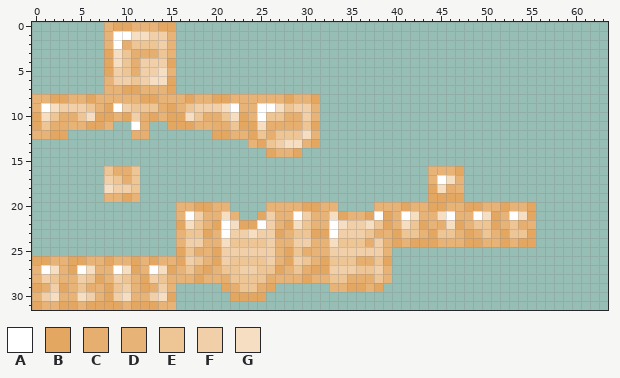
Two versions of one pixel-art sprite, src/main/resources/assets/bronze_age_tachibana/textures/models/armor/bronze_layer_1.png. This is how it looked before the edit.
The file is 64x32 pixels.
Palette (. is transparent): A #ffffff  B #e3a762  C #e6af70  D #e8b377  E #eec595  F #f1cfa8  G #f6dec2
Pixels before, first column x 0:
 0 ........DBBDDDBB........................................
 1 ........DAAGGFFD........................................
 2 ........DACEEEFD........................................
 3 ........BGECCCED........................................
 4 ........BGECFFFB........................................
 5 ........BFECFFGD........................................
 6 ........DFFEFGGB........................................
 7 ........DDBBDDDB........................................
 8 DDBBDDBDDDDDBBDDDBDDBBDDDDDDBDDB........................
 9 DAGFFFEDBAFEEECBDEFFFGADDAAGEFFD........................
10 BGECCEGBBDBFCBDBBGECCEGBDAEECCFD........................
11 BECCDDBBD..AC..BBBDDCCEBBGCCCCEB........................
12 DDBB.......CC.......BBDDBECEEEGD........................
13 ........................DBEFGGDB........................
14 ..........................BDDB..........................
15 ........................................................
16 ........ECCE................................DDDB........
17 ........FECE................................DAGD........
18 ........GFFE................................BGCD........
19 ........DDBD................................BBBB........
20 ................DDBBDD....DDDDBBDD....DDDBDDBBDDBBDDBDDB
21 ................DAFDDGD..BFDDAFDDGBDDBABDAGDDGADDAGBDAGB
22 ................BGEDBAGBBAFDBGEDDAGFFGEBDGEBDCGBDEEBDECD
23 ................DEEBDAFFGFFBDEEBBAFFFECDBEEDBEEDBCEDBEEB
24 ................DFFDDGEEEEFDDFFDDGEEECFDBDBBBDDDBBDDBDBB
25 ................BECDBFFFFFFDBECDDFFFFFFD................
26 BBDDBBDDBDDBDBDDBFEDBFEEEEFDBFEDBEEECCEB................
27 DAGDBAGDDAGBDAGBDECBDEEFFEEBDECBBFFFEEFD................
28 DFEDDFEBDFEDBFEDDDBDDCEEEECDDDBDDEECCCED................
29 BCFBDECDBEFDBCFD.....BCEECB......DDBBDB.................
30 DFGDDGFDBFGDDFGB......BBBB..............................
31 BDDBBDBBBBDBBBDD........................................
The same view after the edit:
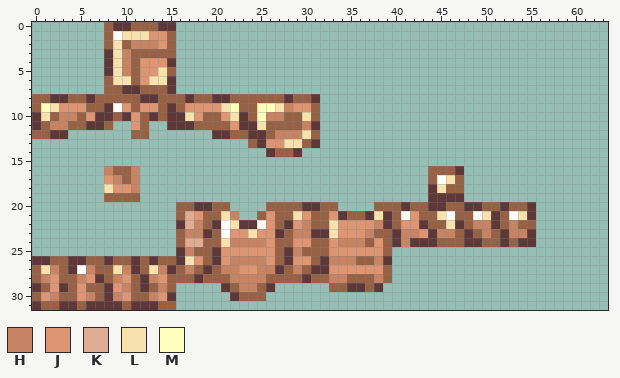
Colours new in this view: H #c68465  J #dd9573  K #e0ac94  L #f7e2ae  M #feffbd
The edit:
colour B: #e3a762 -> #5e3738
colour D: #e8b377 -> #976146
Changed rows in their new state; - is a pixel that keeps its letter.
first column x 1:
 1 ---------LLLJJ----------------------------------------
 2 --------LDHHHJ----------------------------------------
 3 --------LHDDDD----------------------------------------
 4 --------LHDJJJ----------------------------------------
 5 --------LHDJJL----------------------------------------
 6 --------LLDJLL----------------------------------------
 9 MLJJJD---JDJJD--JJJJLM--MMLHJJ------------------------
10 LDHHDJ----JD----LJDDJL--MHHDDL------------------------
11 DHH-------JD-------DDJ--LDDDDH------------------------
12 ----------DD------------BDHHHL------------------------
13 -------------------------JJLL-------------------------
16 -------HDDH-------------------------------------------
17 -------JHDH----------------------------------L--------
18 -------LJJH---------------------------------LD--------
19 ---------D--------------------------------------------
21 ----------------KJ--LH--DJ--LJ--J----L---J--L----L---L
22 ----------------KH---L---J--JH--LJJJJH--JJ--DL--HH--HD
23 ----------------HH---JJLJJ--HH--LJJJHD--HHJ-HH--DH--HH
24 ----------------KK--LHHHHJ--JJ--JHHHDJ--H-------------
25 ----------------HD--JJJJJJ--HD--JJJJJJ----------------
26 ----------------LJ--JHHHHJ--JJ--HHHDDH----------------
27 LH---H--LH--LH--HD--HHJJHH--HD--JJJJJJ----------------
28 HJ--HJ--HJ--HJ------DHHHHD------HHDDDH----------------
29 DJ--JD--JH--DH-------DHHD-----------------------------
30 JH--JH--HJ--HJ--------DDD-----------------------------
Changed places in both pictures, as pixel boxes (x1, y1, x2, y2):
changed: (32, 22, 536, 310)
